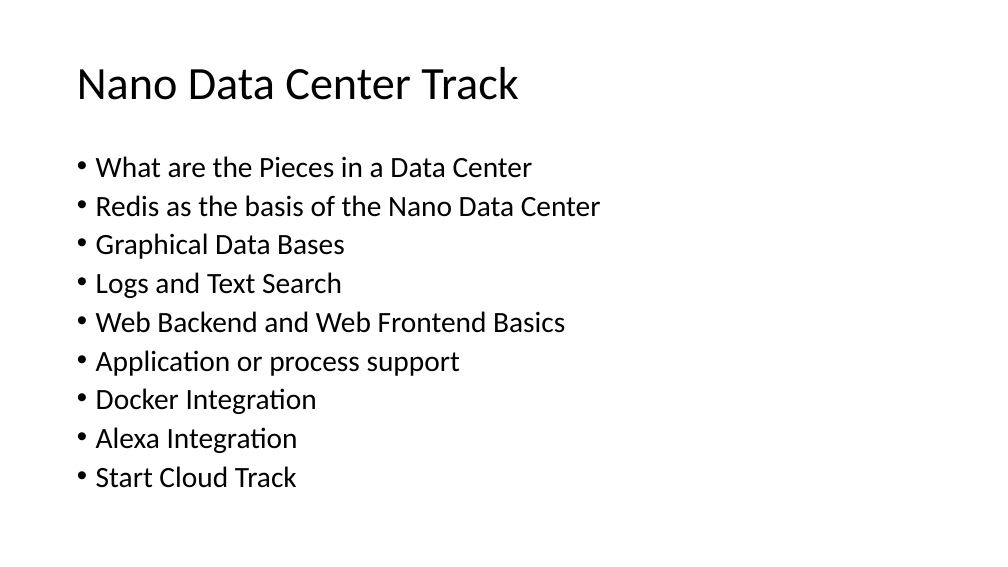
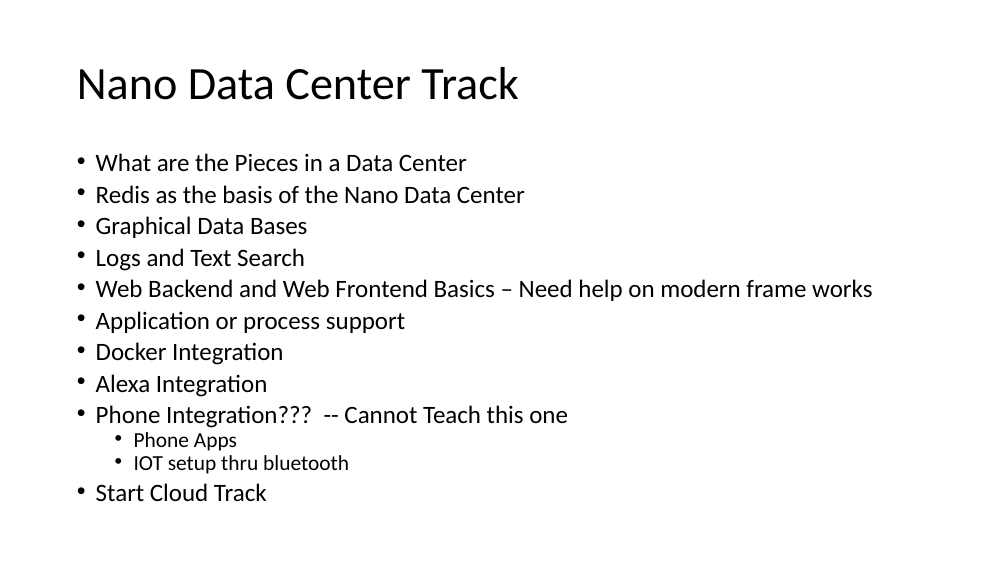
Before and after one commit to NanoDataCenter/nano_data_center, a slide deck: slide 12 of presentations/session_1/Plan Of Action For Next Few Weeks.pptx (slide 11 before the commit). Drawn at 1008x567 pixels with LibreOffice and Linux fonts; fonts in the diff are those of the drawing. Boxes give left, top, right and bottom in pixels: in the first picture for what was removed or moved away, otherwise in the second. Text is boxed around its words. In the diff, an @@ line names an element or a change of style, - is before the commit and + after.

```diff
--- a/presentations/session_1/Plan Of Action For Next Few Weeks.pptx
+++ b/presentations/session_1/Plan Of Action For Next Few Weeks.pptx
@@ text at (96,153,525,502): size 28 to 23.8 pt in "What are the Pieces in a Data ...", "Redis as the basis of the Nano ...", "Graphical Data Bases", "Logs and Text Search" and 4 more places; line spacing 0.8 to 0.7 @@
@@ text at (96,279,872,301): text changed; size 28 to 23.8 pt @@
-• Web Backend and Web Frontend Basics
+• Web Backend and Web Frontend Basics – Need help on modern frame works
@@ text at (96,405,568,474): paragraphs added @@
+• Phone Integration??? -- Cannot Teach this one
+  • Phone Apps
+  • IOT setup thru bluetooth
```
Also in this commit, not shown: 3 other slides changed, 1 slide added, 3 other files.
